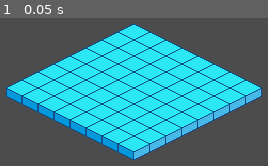
Above: before the commit, frame 1.
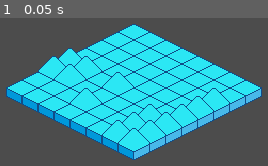
Above: after the commit, the same moment.

Repository: Jev-git/Godot-Isometric
Game: Godot game, scene res://Scenes/Board.tscn
Two runs of this game, one before a commit and one after it. Both use one fixed random seed, a clock stepped at 60 frames per second and the inputs below.
Inputs:
- Up to frame 1 (0.05 s): no input

The runs differ from the first frame. In frame 1, 2.9% of the frame differs, in the area x 14-86%, y 20-86%.

Commit message:
+ Add obstacle single tile

Diff:
--- /dev/null
+++ b/Assets/BoardTileSet.tres
@@ -0,0 +1,33 @@
+[gd_resource type="TileSet" load_steps=2 format=2]
+
+[ext_resource path="res://Assets/Isometric-SpriteSheet.png" type="Texture" id=1]
+
+[resource]
+0/name = "Isometric-SpriteSheet.png 0"
+0/texture = ExtResource( 1 )
+0/tex_offset = Vector2( 0, 0 )
+0/modulate = Color( 1, 1, 1, 1 )
+0/region = Rect2( 32, 8, 32, 24 )
+0/tile_mode = 0
+0/occluder_offset = Vector2( 0, 0 )
+0/navigation_offset = Vector2( 0, 0 )
+0/shape_offset = Vector2( 0, 0 )
+0/shape_transform = Transform2D( 1, 0, 0, 1, 0, 0 )
+0/shape_one_way = false
+0/shape_one_way_margin = 0.0
+0/shapes = [  ]
+0/z_index = 0
+1/name = "Isometric-SpriteSheet.png 1"
+1/texture = ExtResource( 1 )
+1/tex_offset = Vector2( 0, 0 )
+1/modulate = Color( 1, 1, 1, 1 )
+1/region = Rect2( 0, 264, 32, 24 )
+1/tile_mode = 0
+1/occluder_offset = Vector2( 0, 0 )
+1/navigation_offset = Vector2( 0, 0 )
+1/shape_offset = Vector2( 0, 0 )
+1/shape_transform = Transform2D( 1, 0, 0, 1, 0, 0 )
+1/shape_one_way = false
+1/shape_one_way_margin = 0.0
+1/shapes = [  ]
+1/z_index = 0
--- /dev/null
+++ b/Configs/Constants.gd
@@ -0,0 +1,3 @@
+extends Node
+
+const BOARD_SIZE: Vector2 = Vector2(8, 8)
--- a/Scenes/Board.tscn
+++ b/Scenes/Board.tscn
@@ -1,41 +1,24 @@
-[gd_scene load_steps=5 format=2]
+[gd_scene load_steps=3 format=2]
 
-[ext_resource path="res://Assets/Isometric-SpriteSheet.png" type="Texture" id=1]
+[ext_resource path="res://Assets/BoardTileSet.tres" type="TileSet" id=1]
 [ext_resource path="res://Scripts/IsometricMousePos.gd" type="Script" id=2]
-
-[sub_resource type="TileSet" id=1]
-0/name = "Isometric-SpriteSheet.png 0"
-0/texture = ExtResource( 1 )
-0/tex_offset = Vector2( 0, 0 )
-0/modulate = Color( 1, 1, 1, 1 )
-0/region = Rect2( 32, 8, 32, 24 )
-0/tile_mode = 0
-0/occluder_offset = Vector2( 0, 0 )
-0/navigation_offset = Vector2( 0, 0 )
-0/shape_offset = Vector2( 0, 0 )
-0/shape_transform = Transform2D( 1, 0, 0, 1, 0, 0 )
-0/shape_one_way = false
-0/shape_one_way_margin = 0.0
-0/shapes = [  ]
-0/z_index = 0
-
-[sub_resource type="RectangleShape2D" id=2]
-extents = Vector2( 128, 64 )
 
 [node name="Board" type="Node2D"]
 
-[node name="TileMap" type="TileMap" parent="."]
+[node name="Floor" type="TileMap" parent="."]
 position = Vector2( 240, 64 )
 mode = 1
-tile_set = SubResource( 1 )
+tile_set = ExtResource( 1 )
 cell_size = Vector2( 32, 16 )
 format = 1
 tile_data = PoolIntArray( 0, 0, 0, 1, 0, 0, 2, 0, 0, 3, 0, 0, 4, 0, 0, 5, 0, 0, 6, 0, 0, 7, 0, 0, 65536, 0, 0, 65537, 0 …(755 unchanged characters)…
-
-[node name="IsometricMousePos" type="Area2D" parent="TileMap"]
 script = ExtResource( 2 )
 
-[node name="CollisionShape2D" type="CollisionShape2D" parent="TileMap/IsometricMousePos"]
-visible = false
-position = Vector2( 0, 64 )
-shape = SubResource( 2 )
+[node name="Obstacle" type="TileMap" parent="."]
+position = Vector2( 240, 56 )
+mode = 1
+tile_set = ExtResource( 1 )
+cell_size = Vector2( 32, 16 )
+format = 1
+tile_data = PoolIntArray( 131079, 1, 0, 196615, 1, 0, 262144, 1, 0, 262145, 1, 0, 262147, 1, 0, 262151, 1, 0, 327680, 1, 0, 327681, 1, 0, 327686, 1, 0, 327687, 1, 0, 393219, 1, 0, 393222, 1, 0, 393223, 1, 0, 458758, 1, 0, 458759, 1, 0 )
+script = ExtResource( 2 )
--- a/Scripts/IsometricMousePos.gd
+++ b/Scripts/IsometricMousePos.gd
@@ -1,8 +1,7 @@
-extends Area2D
+extends TileMap
 
-onready var m_nTileMap: TileMap = get_parent()
-
-func _input_event(viewport, event, shape_idx):
-	if event is InputEventMouseButton:
-		if event.is_pressed():
-			print_debug(m_nTileMap.world_to_map(m_nTileMap.to_local(get_global_mouse_position())))
+func _process(delta):
+	var vTilePos = world_to_map(to_local(get_global_mouse_position()))
+	if vTilePos.x >= 0 and vTilePos.x <= CONSTANTS.BOARD_SIZE.x \
+		and vTilePos.y >= 0 and vTilePos.y <= CONSTANTS.BOARD_SIZE.y:
+		print_debug(vTilePos)
--- a/project.godot
+++ b/project.godot
@@ -13,10 +13,16 @@
 config/name="Into The Breach"
 run/main_scene="res://Scenes/Board.tscn"
 
+[autoload]
+
+CONSTANTS="*res://Configs/Constants.gd"
+
 [display]
 
 window/size/width=480
 window/size/height=270
+window/size/test_width=480
+window/size/test_height=270
 window/stretch/mode="2d"
 window/stretch/aspect="keep"
 
Not shown, changed: readme.md
